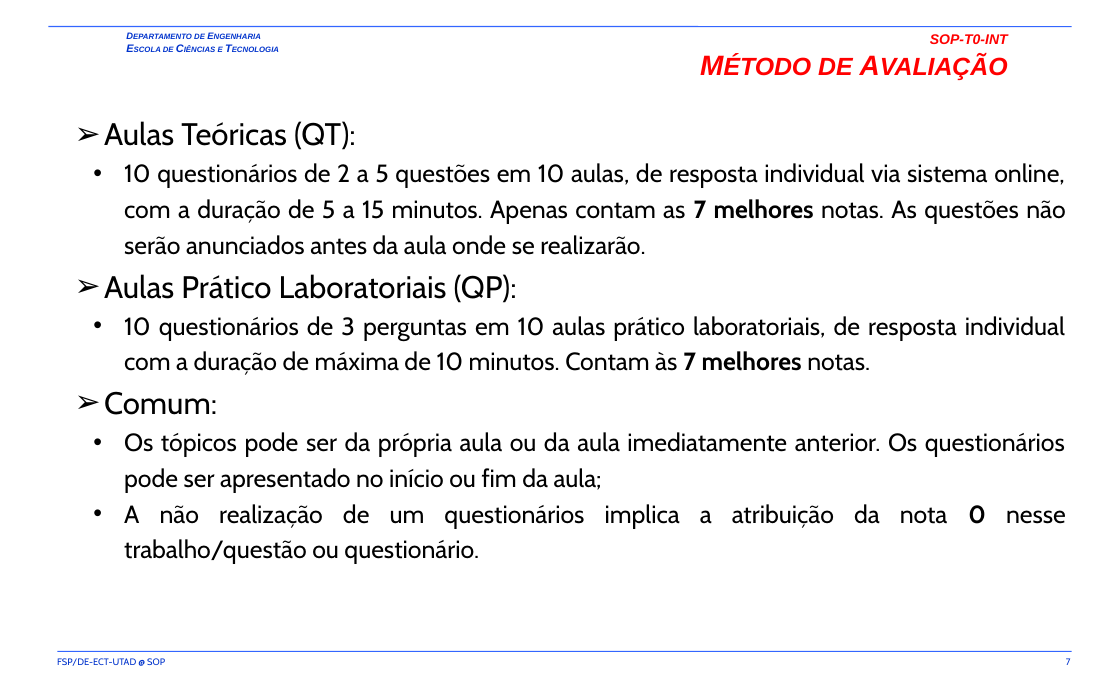
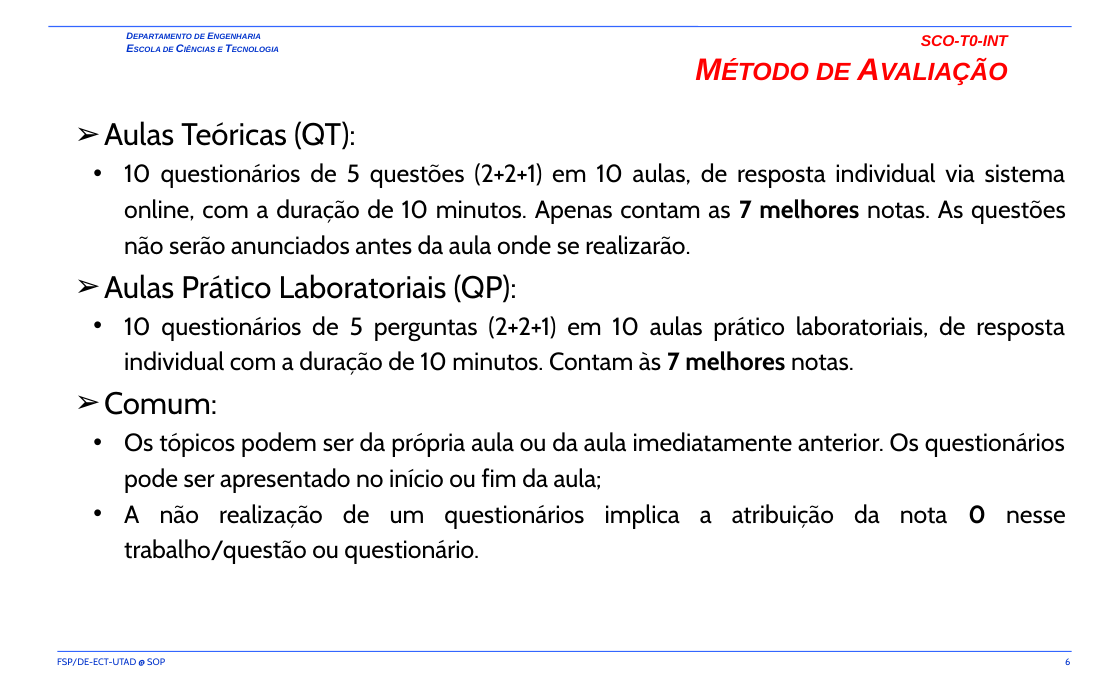
Before and after one commit to fsp864/UTAD-SCO, a slide deck: slide 6 of aulas/t/SCO-T0-INT.pptx (slide 7 before the commit). Drawn at 1120x700 pixels with LibreOffice and Linux fonts; fonts in the diff are those of the drawing; background and template pictures are left out. Boxes give left, top, right and bottom in pixels: in the first picture for what was removed or moved away, otherwise in the second. Text is boxed around its words. In the diff, an @@ line names an element or a change of style, - is before the commit and + after.

```diff
--- a/aulas/t/SCO-T0-INT.pptx
+++ b/aulas/t/SCO-T0-INT.pptx
@@ title at (x1=816, y1=35, x2=1008, y2=80): text changed; size 16 to 20 pt @@
-SOP-T0-INT
-MÉTODO DE AVALIAÇÃO
+SCO-T0-INT
+Método de Avaliação
@@ text at (x1=124, y1=163, x2=1066, y2=255): text changed @@
-  • 10 questionários de 2 a 5 questões em 10 aulas, de resposta individual via sistema online, com a duração de 5 a 15 minutos. Apenas contam as 7 melhores notas. As questões não serão anunciados antes da aula onde se realizarão.
+  • 10 questionários de 5 questões (2+2+1) em 10 aulas, de resposta individual via sistema online, com a duração de 10 minutos. Apenas contam as 7 melhores notas. As questões não serão anunciados antes da aula onde se realizarão.
@@ text at (x1=124, y1=316, x2=1065, y2=375): text changed @@
-  • 10 questionários de 3 perguntas em 10 aulas prático laboratoriais, de resposta individual com a duração de máxima de 10 minutos. Contam às 7 melhores notas.
+  • 10 questionários de 5 perguntas (2+2+1) em 10 aulas prático laboratoriais, de resposta individual com a duração de 10 minutos. Contam às 7 melhores notas.
@@ text at (x1=124, y1=432, x2=1065, y2=492): text changed @@
-  • Os tópicos pode ser da própria aula ou da aula imediatamente anterior. Os questionários pode ser apresentado no início ou fim da aula;
+  • Os tópicos podem ser da própria aula ou da aula imediatamente anterior. Os questionários pode ser apresentado no início ou fim da aula;
@@ page number at (x1=1065, y1=658, x2=1070, y2=665): text changed @@
-7
+6
```
Also in this commit, not shown: 11 other slides changed, 1 slide added, 3 slides removed, 1 other file.
